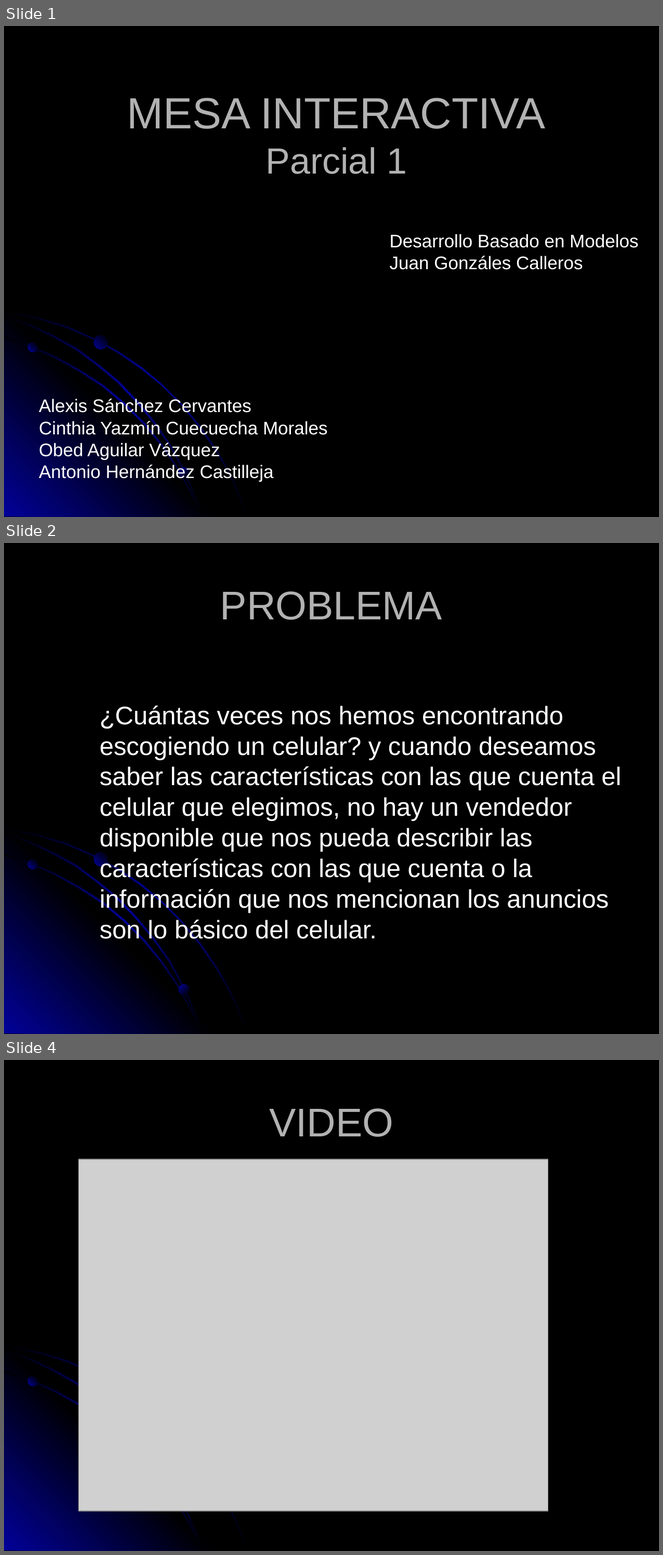
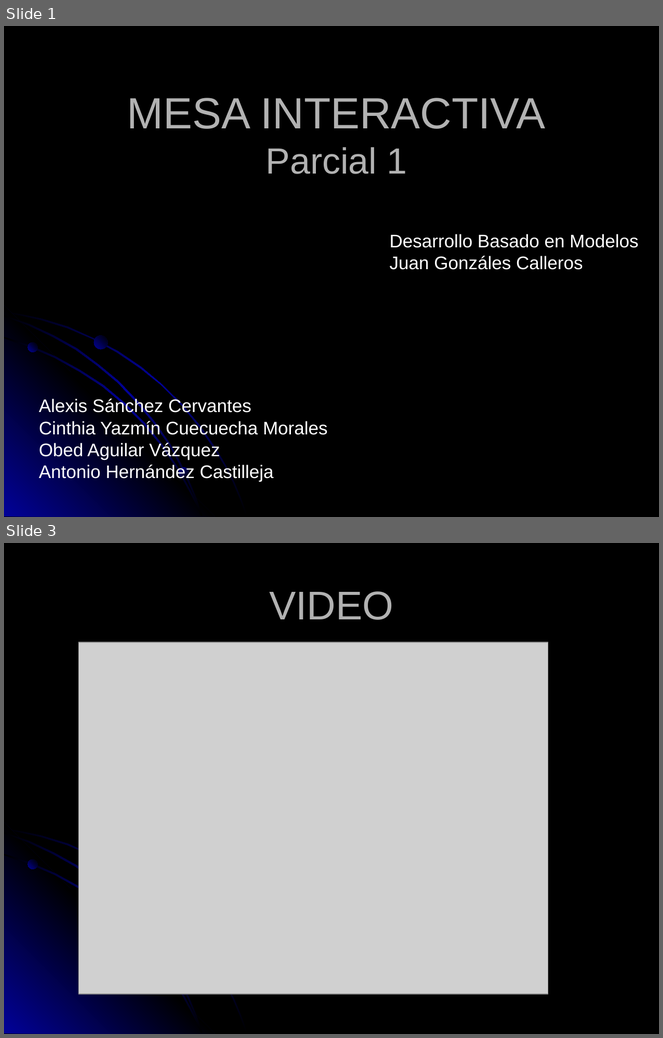
Before and after one commit to obedaguilar/Proyecto1Parcial, a slide deck: Documentos/Presentación2.ppt. Shown one above the other, each under a label of ours: slides 1, 2 and 4 before the commit, slides 1 and 3 after it; the slides between them are not shown. The pictures are 663x1555 and 663x1038 pixels, drawn with LibreOffice and Linux fonts; fonts in the diff are those of the drawing; grey boxes stand for pictures. Boxes give left, top, right and bottom in pixels: in the first picture for what was removed or moved away, otherwise in the second. Text is boxed around its words. In the diff, an @@ line names an element or a change of style, - is before the commit and + after.

```diff
--- a/Documentos/Presentación2.ppt
+++ b/Documentos/Presentación2.ppt
@@ slide 2 removed at (4, 543, 659, 1034), background #000000; not listed: 7 template elements that a slide beside it also shows @@
@@ title removed at (220, 591, 442, 620) @@
-PROBLEMA
@@ text removed at (100, 706, 621, 944) @@
-¿Cuántas veces nos hemos encontrando escogiendo un celular? y cuando deseamos saber las características con las que cuenta el celular que elegimos, no hay un vendedor disponible que nos pueda describir las características con las que cuenta o la información que nos mencionan los anuncios son lo básico del celular.
@@ what was slide 4 is now slide 3 @@
```
Also in this commit, not shown: 1 slide changed, 2 slides added, 1 other slide removed, 1 other file.
